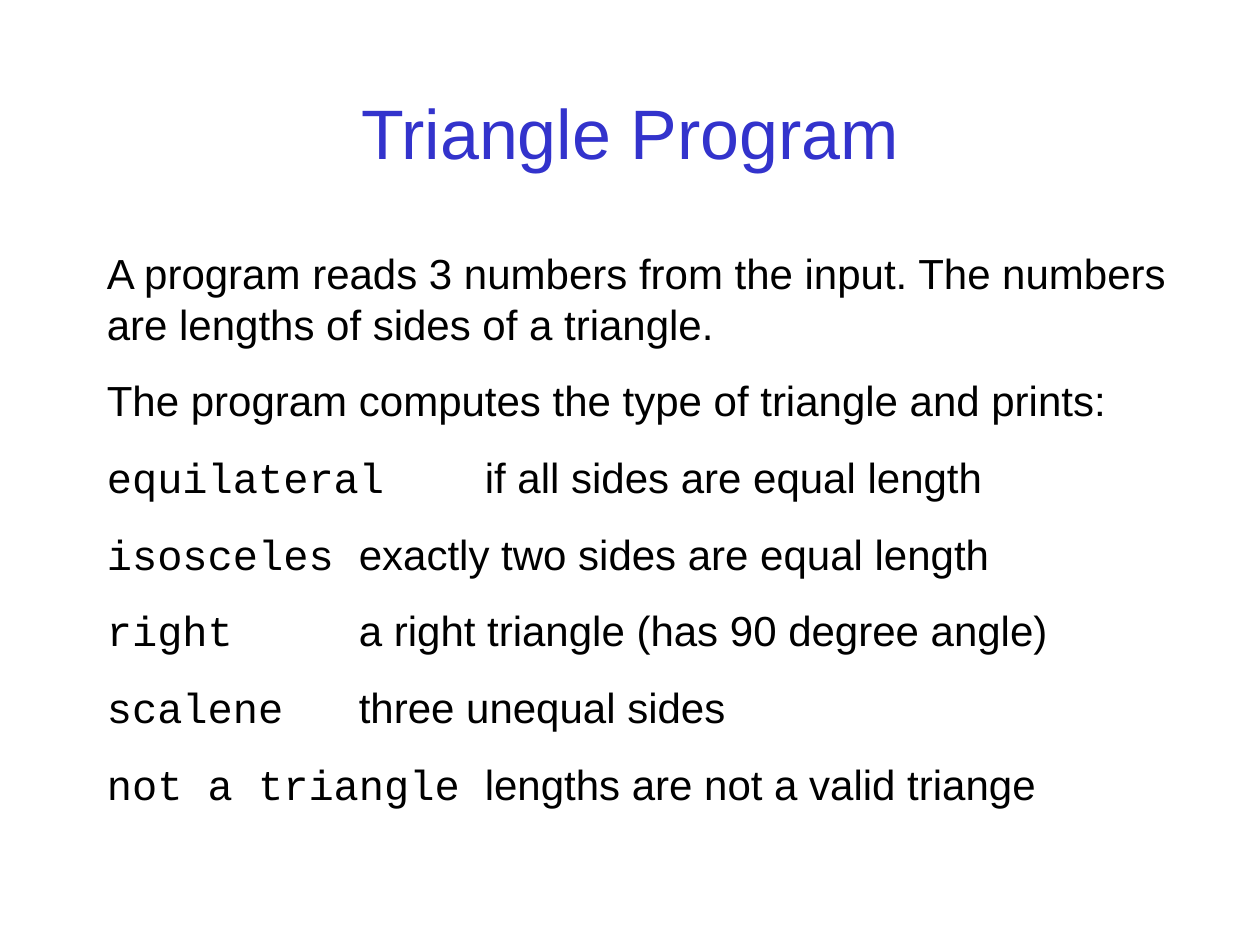
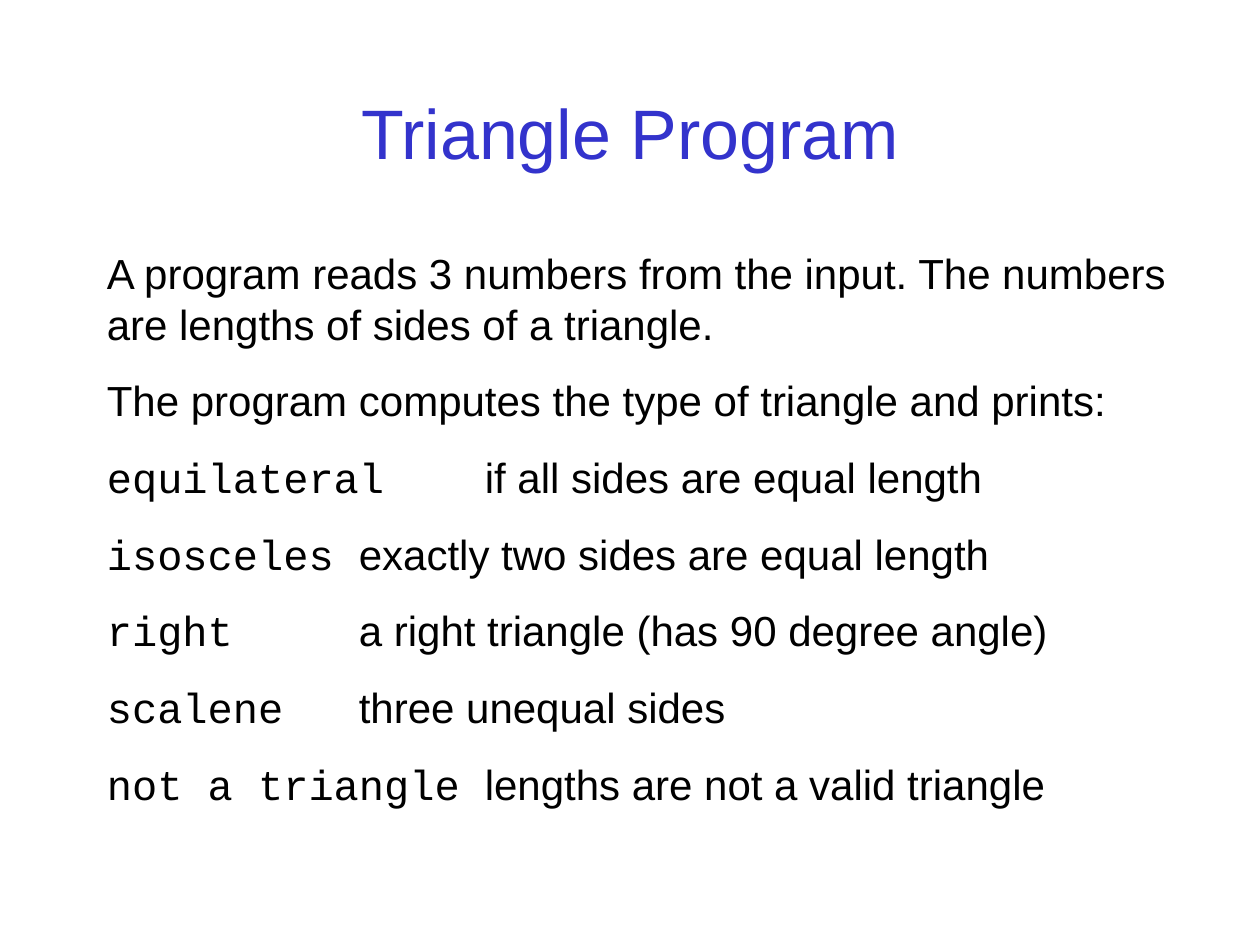
Before and after one commit to jbrucker/SoftwareProcess, a slide deck: slide 6 of week7/Testing-Exercise.ppt. Drawn at 1260x945 pixels with LibreOffice and Linux fonts; fonts in the diff are those of the drawing. Boxes give left, top, right and bottom in pixels: in the first picture for what was removed or moved away, otherwise in the second. Text is boxed around its words. In the diff, an @@ line names an element or a change of style, - is before the commit and + after.

Commit message:
fix typos

```diff
--- a/week7/Testing-Exercise.ppt
+++ b/week7/Testing-Exercise.ppt
@@ text at (107,769,1045,809): text changed @@
-not a triangle lengths are not a valid triange
+not a triangle lengths are not a valid triangle
```
Also in this commit, not shown: 2 other slides changed.
